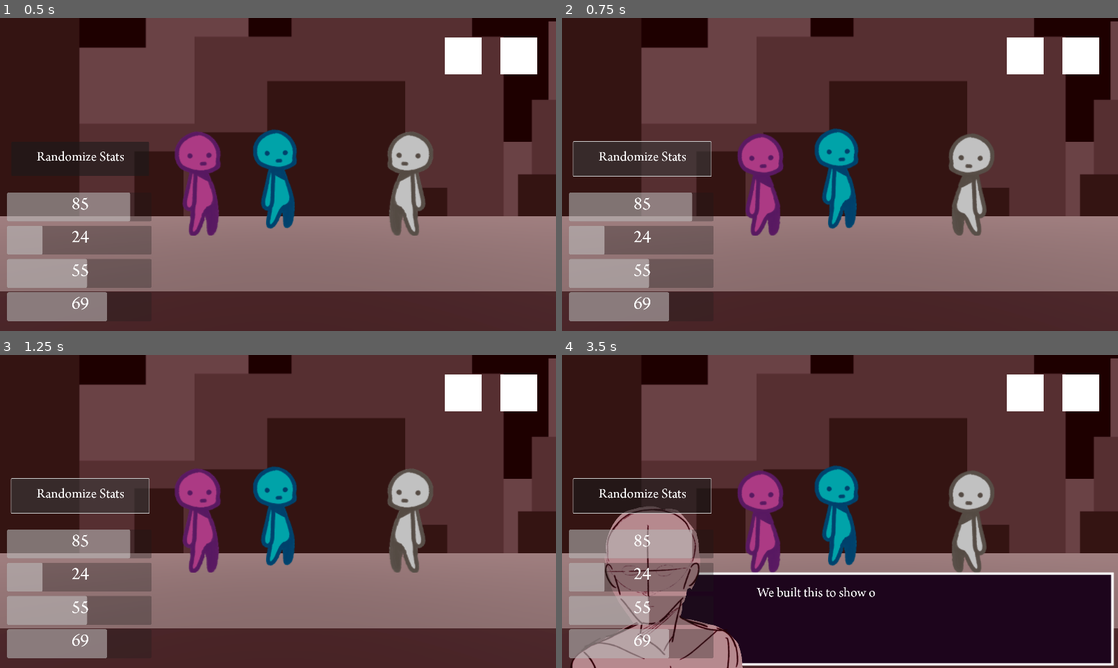
Above: before the commit, frames 1-4 (two rows, left to right).
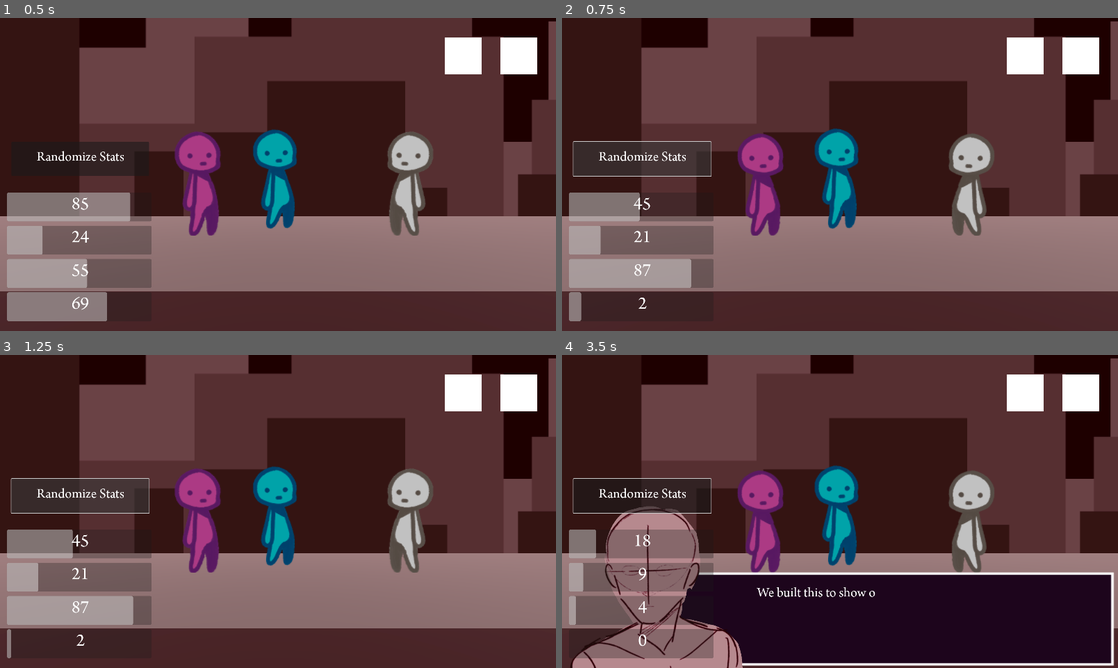
Above: after the commit, the same moments.

Repository: eigenstuffs/SRS
Game: Godot game, scene res://scenes/places/space.tscn
The game is run twice, just before and just after one commit, with the same random seed, the same clock (stepped at 60 frames per second) and the same inputs.
Inputs (mouse positions are in pixels of both pictures, inside the frame that each line leads up to):
- Up to frame 1 (0.5 s): no input
- Up to frame 2 (0.75 s): click "Randomize Stats" at 0.5 s
- Up to frame 3 (1.25 s): no input
- Up to frame 4 (3.5 s): click (1079, 392) at 1.25 s; tap Enter (ui_accept) at 2, 2.27, 3.02 s; move the mouse to (962, 495) at 2.02 s; hold Right (ui_right) 2.03-2.78 s; click (962, 495) at 2.1 s; move the mouse to (728, 527) at 2.77 s; hold Down (ui_down) from 2.78 s (still down); click (728, 527) at 2.85 s

Frame 1 is identical in both runs. In frame 2, 3.2% of the frame differs, in the area x 3-24%, y 55-97%; in frame 3, 3.4%; in frame 4, 4.9%, in the area x 1-24%, y 55-97%.

Commit message:
stats resource updated (bars now working)

Diff:
--- a/resources/stats/player_stats.gd
+++ b/resources/stats/player_stats.gd
@@ -10,4 +10,30 @@
 @export var prestige : int
 
 func set_stats(list : Array[int]):
-	pass
+	wisdom = list[0]
+	intelligence = list[1]
+	charisma = list[2]
+	wellness = list[3]
+	emit_changed()
+
+func get_stat(index : int):
+	match index:
+		0:
+			return wisdom
+		1:
+			return intelligence
+		2:
+			return charisma
+		3:
+			return wellness
+		4:
+			return money
+		5:
+			return prestige
+		_:
+			print("invalid index!")
+	return
+
+func get_main_stats() -> Array[int]:
+	var output : Array[int] = [wisdom, intelligence, charisma, wellness]
+	return output
--- a/tools/overlay/RadomizeStats.gd
+++ b/tools/overlay/RadomizeStats.gd
@@ -6,8 +6,8 @@
 signal stats_changed
 
 func _on_pressed():
-	for stats_index in stats_list.size():
-		stats_list[stats_index] = randi_range(0, 100)
-		PLAYER_STATS
-	emit_signal("stats_changed")
-	print(stats_list)
+	var random_stats : Array[int] = []
+	for i: int in PLAYER_STATS.get_main_stats().size():
+		random_stats.append(randi_range(0, 100))
+	PLAYER_STATS.set_stats(random_stats)
+	print(PLAYER_STATS.get_main_stats())
--- a/tools/overlay/overlay.gd
+++ b/tools/overlay/overlay.gd
@@ -1,7 +1,6 @@
 extends Control
 
 @onready var PLAYER_STATS : PlayerStats = preload("res://resources/stats/player_stats.tres")
-@onready var STATS_LIST : Array = [PLAYER_STATS.wisdom, PLAYER_STATS.intelligence, PLAYER_STATS.charisma, PLAYER_STATS.wellness]
 
 @onready var stats_container = $StatsContainer
 
@@ -9,6 +8,7 @@
 # Called when the node enters the scene tree for the first time.
 func _ready():
 	stats_bar_update()
+	PLAYER_STATS.changed.connect(on_stats_changed)
 
 # Called every frame. 'delta' is the elapsed time since the previous frame.
 func _process(delta):
@@ -16,18 +16,12 @@
 
 
 func stats_bar_update():
-	fetch_stats()
 	for bar_index in stats_container.get_child_count():
 		var current_bar : ProgressBar = stats_container.get_child(bar_index)
 		var a = create_tween()
-		a.tween_property(current_bar, "value", STATS_LIST[bar_index], 0.2)
-		current_bar.get_child(0).text = str(STATS_LIST[bar_index])
+		a.tween_property(current_bar, "value", PLAYER_STATS.get_stat(bar_index), 0.2)
+		current_bar.get_child(0).text = str(PLAYER_STATS.get_stat(bar_index))
 
-
-func _on_radomize_stats_stats_changed():
+func on_stats_changed():
+	print(PLAYER_STATS.get_main_stats())
 	stats_bar_update()
-	#print(STATS_LIST)
-
-func fetch_stats():
-	PLAYER_STATS = load("res://resources/stats/player_stats.tres")
-	STATS_LIST = [PLAYER_STATS.wisdom, PLAYER_STATS.intelligence, PLAYER_STATS.charisma, PLAYER_STATS.wellness]
--- a/tools/overlay/overlay.tscn
+++ b/tools/overlay/overlay.tscn
@@ -135,4 +135,3 @@
 vertical_alignment = 1
 
 [connection signal="pressed" from="RadomizeStats" to="RadomizeStats" method="_on_pressed"]
-[connection signal="stats_changed" from="RadomizeStats" to="." method="_on_radomize_stats_stats_changed"]
